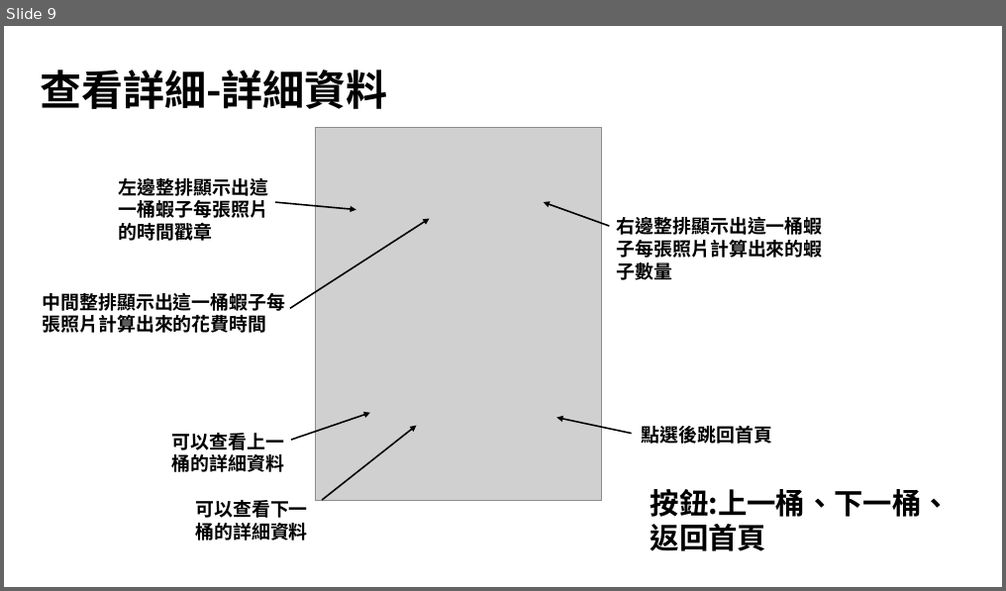
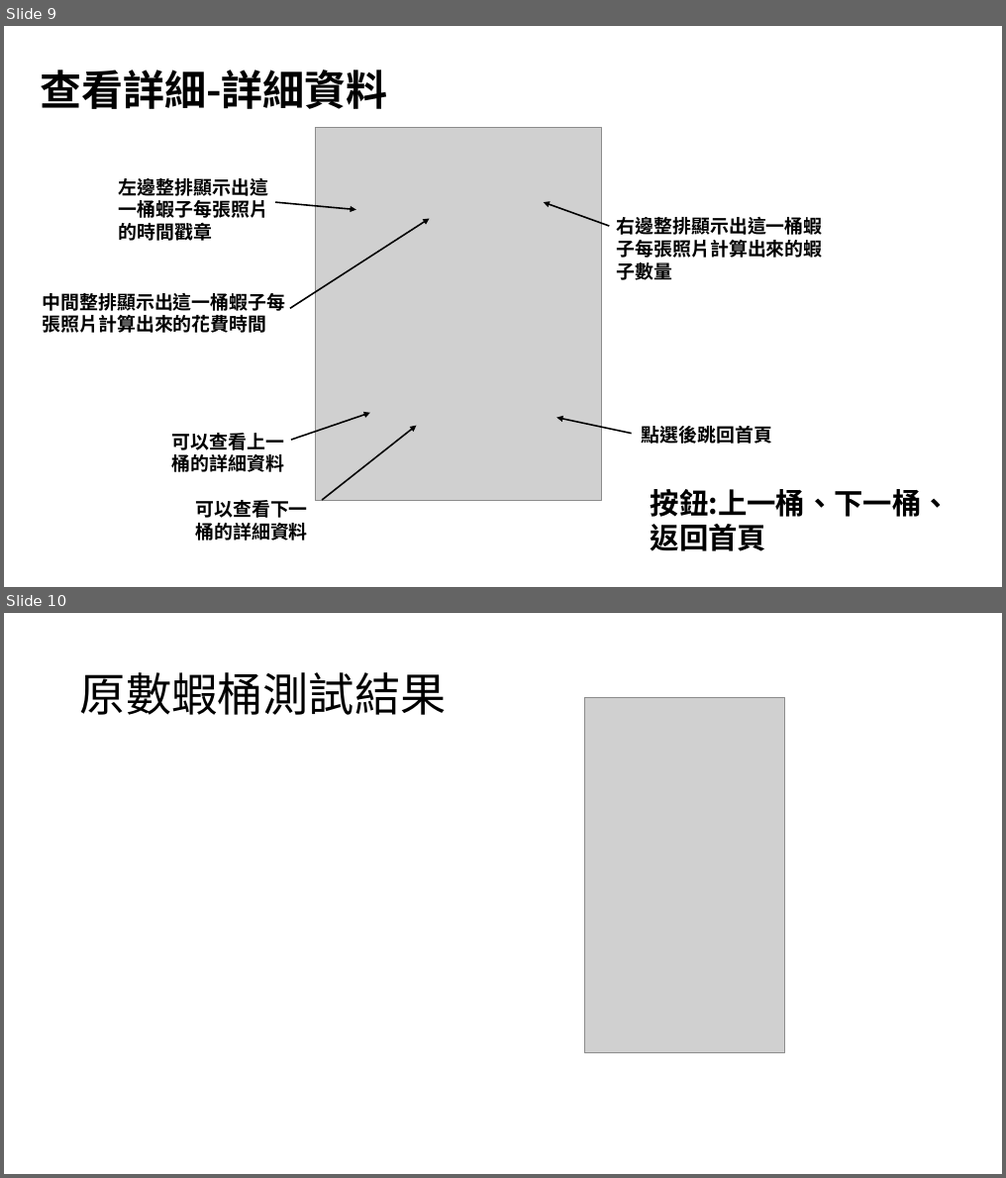
Before and after one commit to yingchan39/-, a slide deck: 新流程1123.pptx. Shown one above the other, each under a label of ours: slide 9 before the commit, slides 9 and 10 after it. The pictures are 1006x591 and 1006x1178 pixels, drawn with LibreOffice and Linux fonts; fonts in the diff are those of the drawing; grey boxes stand for pictures. Boxes give left, top, right and bottom in pixels: in the first picture for what was removed or moved away, otherwise in the second. Text is boxed around its words. In the diff, an @@ line names an element or a change of style, - is before the commit and + after.

Commit message:
林北加了蝦子的圖片

```diff
--- a/新流程1123.pptx
+++ b/新流程1123.pptx
@@ slide 10 added at box(4, 613, 1002, 1174), background #FFFFFF @@
@@ title added at box(80, 672, 447, 715), 44 pt, text #000000 @@
+原數蝦桶測試結果
@@ picture added at box(585, 697, 785, 1054) @@
```
